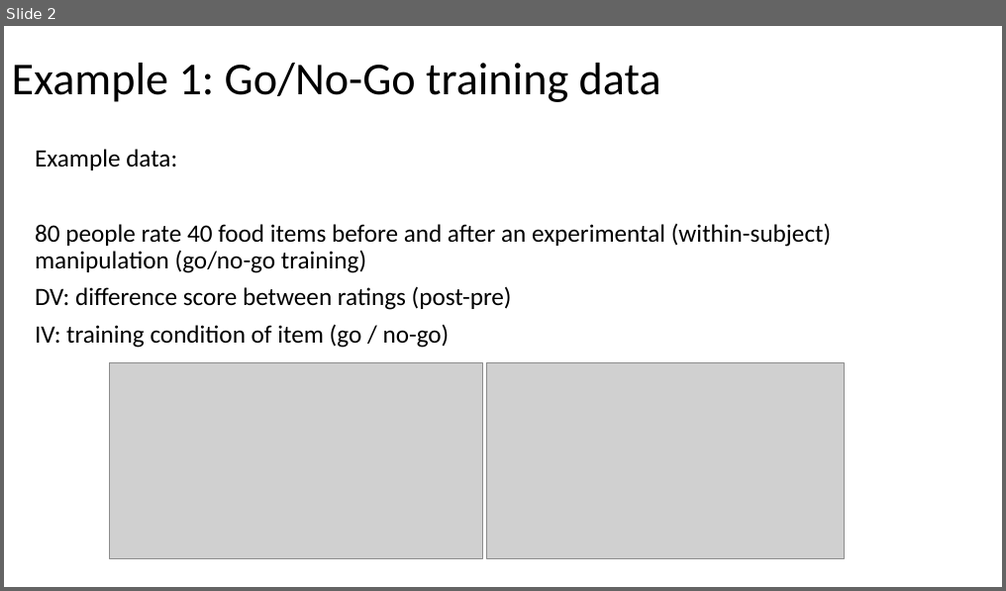
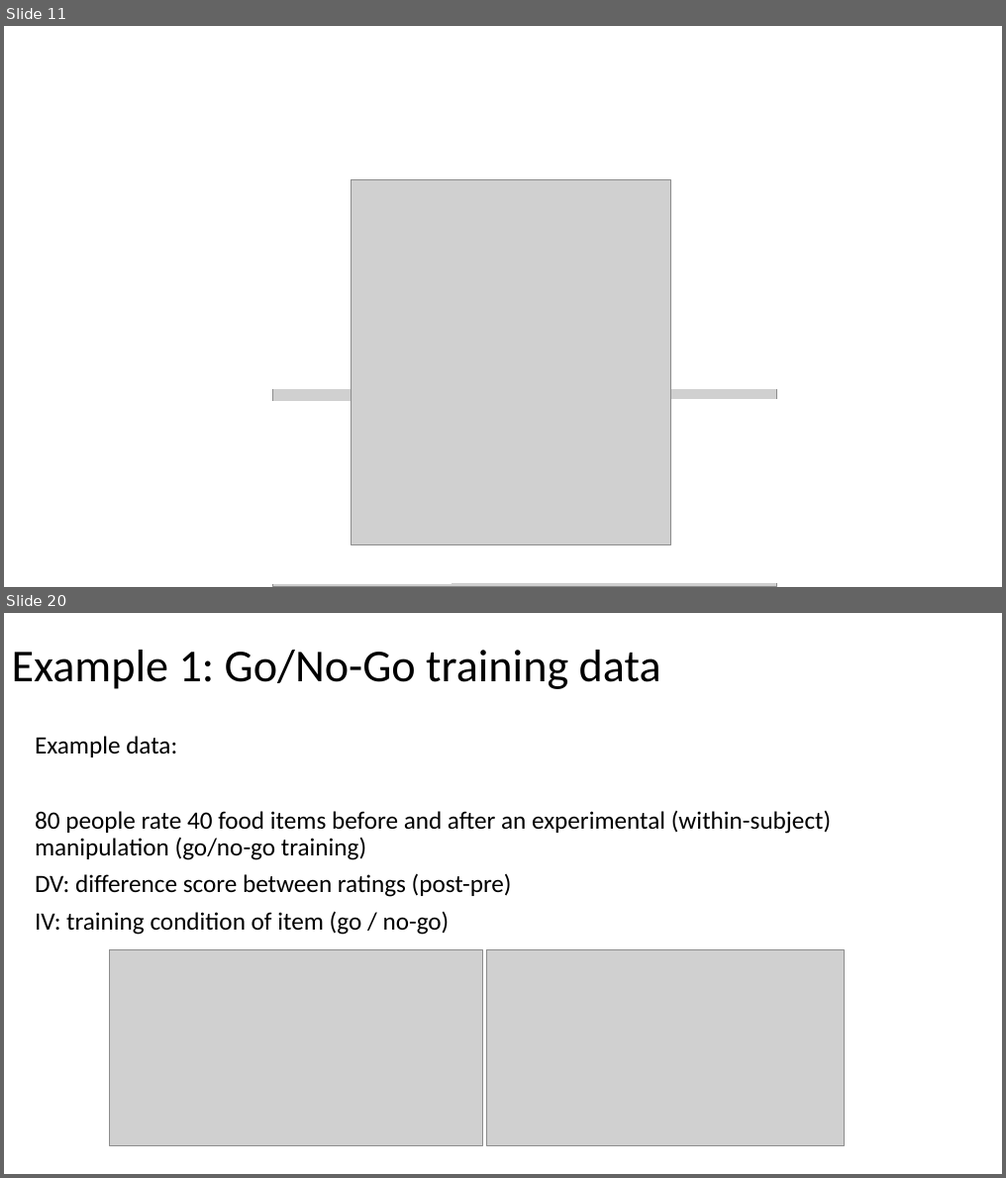
Before and after one commit to julianquandt/M3-brms-intro, a slide deck: intro_to_brms.pptx. Shown one above the other, each under a label of ours: slide 2 before the commit, slides 11 and 20 after it; the slides between them are not shown. The pictures are 1006x591 and 1006x1178 pixels, drawn with LibreOffice and Linux fonts; fonts in the diff are those of the drawing; grey boxes stand for pictures. Boxes give left, top, right and bottom in pixels: in the first picture for what was removed or moved away, otherwise in the second. Text is boxed around its words. In the diff, an @@ line names an element or a change of style, - is before the commit and + after.

```diff
--- a/intro_to_brms.pptx
+++ b/intro_to_brms.pptx
@@ slide 11 added at (4, 26, 1002, 587), background #FFFFFF @@
@@ rectangle added at (263, 26, 450, 209), fill #FFFFFF, outline #FFFFFF 1 pt @@
@@ picture added at (272, 26, 776, 586) @@
@@ rectangle added at (451, 26, 619, 209), fill #FFFFFF, outline #FFFFFF 1 pt @@
@@ rectangle added at (620, 26, 786, 209), fill #FFFFFF, outline #FFFFFF 1 pt @@
@@ picture added at (351, 180, 671, 545) @@
@@ rectangle added at (270, 207, 450, 390), fill #FFFFFF, outline #FFFFFF 1 pt @@
@@ rectangle added at (618, 207, 785, 390), fill #FFFFFF, outline #FFFFFF 1 pt @@
@@ rectangle added at (252, 402, 450, 584), fill #FFFFFF, outline #FFFFFF 1 pt @@
@@ rectangle added at (450, 400, 618, 583), fill #FFFFFF, outline #FFFFFF 1 pt @@
@@ rectangle added at (618, 400, 785, 583), fill #FFFFFF, outline #FFFFFF 1 pt @@
@@ what was slide 2 is now slide 20 @@
```
Also in this commit, not shown: 3 slides changed, 17 other slides added, 1 other file.
